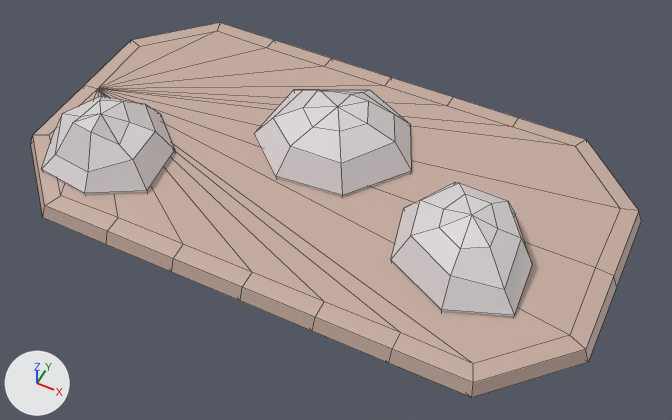
An edit to the FBX model Assets/Art/Models/Environment/Paths/Path_Stones_Straight.fbx, drawn before and after from the same camera.
One viewpoint serves both versions: a camera (50 mm lens) standing at (1.024, -1.96, 2.29) and looking at (0.093, -0.098, -0.038). Arrows for +X, +Y and +Z are at lower left; the lights stay in place. The picture after the commit comes second. Mesh edges are drawn as thin lines. Where no turn or scale is listed for an object, it has been applied to the vertices.

The first picture shows 'Path_Stones_Straight'.
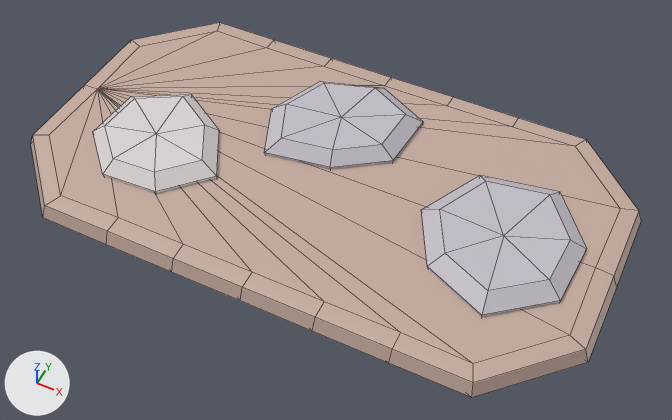
Patch to the scene script:
```diff
--- a/Assets/Art/Models/Environment/Paths/Path_Stones_Straight.fbx.py
+++ b/Assets/Art/Models/Environment/Paths/Path_Stones_Straight.fbx.py
@@ mat_m_env_pathstonemid @@
+mat_m_env_pathstonemid = principled_material('M_Env_PathStoneMid')
+mat_m_env_pathstonemid.base_color = (0.557, 0.529, 0.588)  # light grey #c5c0ca
@@ me_path_stones_straight @@
 # used by ob_path_stones_straight; location = (0.0, 0.0, 0.0)
-me_path_stones_straight.from_pydata(...)  # 150 vertices, 181 faces; spans x -1.02..1.02, y -0.57..0.57, z -0.04..0.2
+me_path_stones_straight.from_pydata(...)  # 129 vertices, 160 faces; spans x -1.02..1.02, y -0.57..0.57, z -0.04..0.07
+# me_path_stones_straight part 1: a new loose piece of 23 vertices spanning x -0.81..-0.31, y -0.36..0.12, z -0.04..0.07, in mat_m_env_pathstone (light grey #dbd5d6)
+# me_path_stones_straight part 2
+# 85 vertices are removed from x -0.94..0.78, y -0.46..0.43, z -0.04..0.2
+# 104 faces are deleted
+# 5 vertices move from x -0.68..0.09, y -0.21..0.13, z 0.12..0.19 to x -0.31..0.49, y -0.03..0.19, z -0.04..0.03
+# 41 vertices are added at x -0.25..0.9, y -0.33..0.47, z -0.04..0.07
+# 55 new faces join them, mat_m_env_pathstonemid (light grey #c5c0ca)
+# me_path_stones_straight part 3: 1 face spanning x -0.31..-0.21, y -0.03..0.18, z -0.04..0.03 switches from mat_m_env_pathstone (light grey #dbd5d6) to mat_m_env_pathstonemid (light grey #c5c0ca)
 me_path_stones_straight.materials.append(mat_m_env_dirt)
 me_path_stones_straight.materials.append(mat_m_env_pathstone)
+me_path_stones_straight.materials.append(mat_m_env_pathstonemid)  # light grey #c5c0ca
```

Changed parts and their boxes (x1, y1, x2, y2) in the pictures (672 x 420 px):
part 1 of me_path_stones_straight, added
    after: (93, 94, 219, 194)
part 2 of me_path_stones_straight, cut back
    before: (42, 89, 532, 317)
    after: (264, 81, 586, 317)
part 3 of me_path_stones_straight, recoloured
    before: (123, 102, 155, 131)
